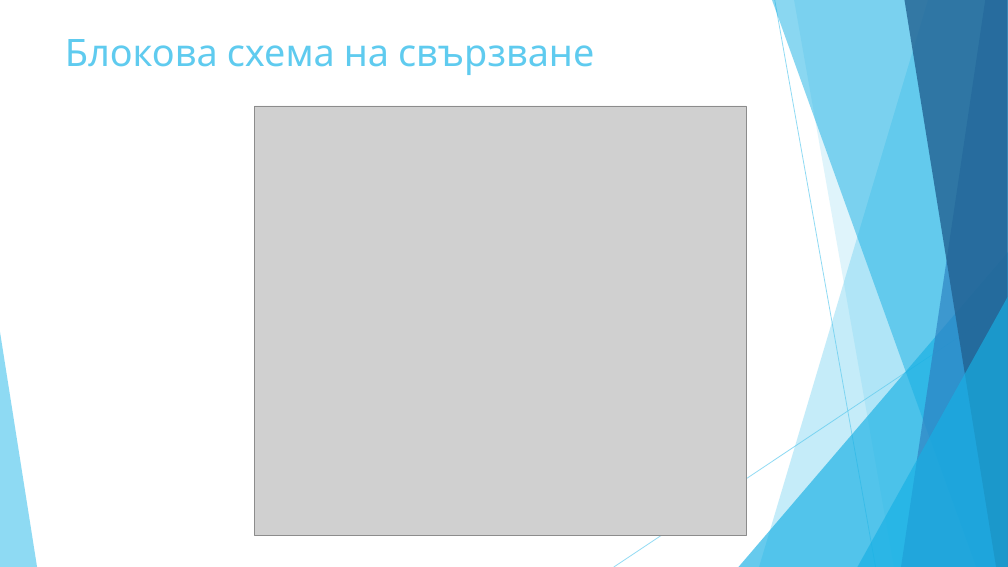
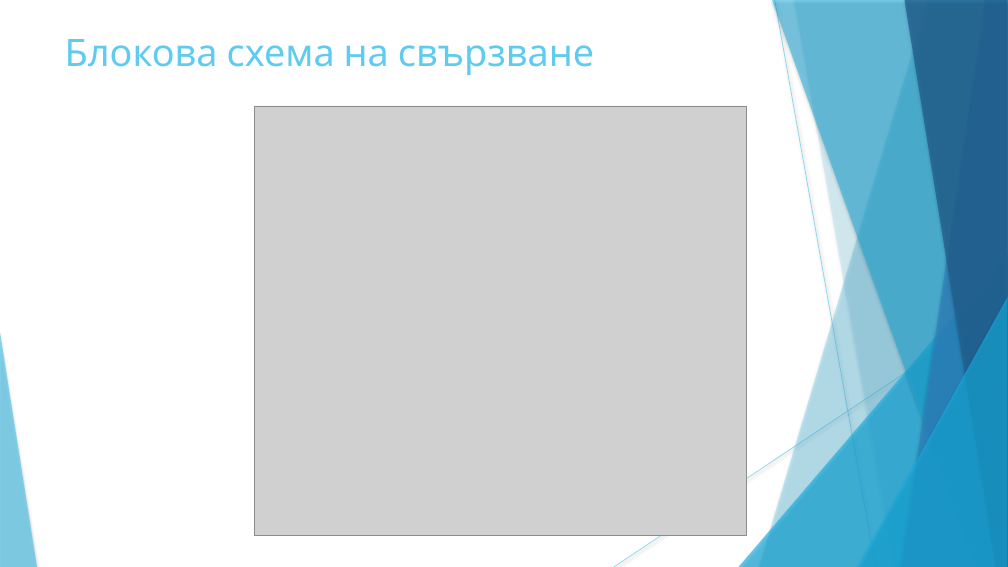
Before and after one commit to Vladikolev0321/Coctail-machine, a slide deck: slide 4 of презентация.pptx. Drawn at 1008x567 pixels with LibreOffice and Linux fonts; fonts in the diff are those of the drawing; grey boxes stand for pictures. Boxes give left, top, right and bottom in pixels: in the first picture for what was removed or moved away, otherwise in the second. Text is boxed around its words. In the diff, an @@ line names an element or a change of style, - is before the commit and + after.

```diff
--- a/презентация.pptx
+++ b/презентация.pptx
@@ line (775, 0) - (876, 567): stroke #5FCBEF 0.75 pt to #5FCBEF 0.74 pt @@
@@ freeform shape at [794, 0, 1008, 567]: shadow on; outline redrawn @@
@@ line (1008, 305) - (614, 567): stroke #5FCBEF 0.75 pt to #5FCBEF 0.74 pt @@
@@ shadow on in 7 elements at [759, 0, 1008, 567], [739, 252, 1008, 567], [772, 0, 1008, 567], [901, 0, 1008, 567], [904, 0, 1008, 567], [858, 297, 1008, 567], [0, 332, 37, 567] @@
```
Also in this commit, not shown: 8 other slides changed, 1 slide added, 1 slide removed, 7 other files.
